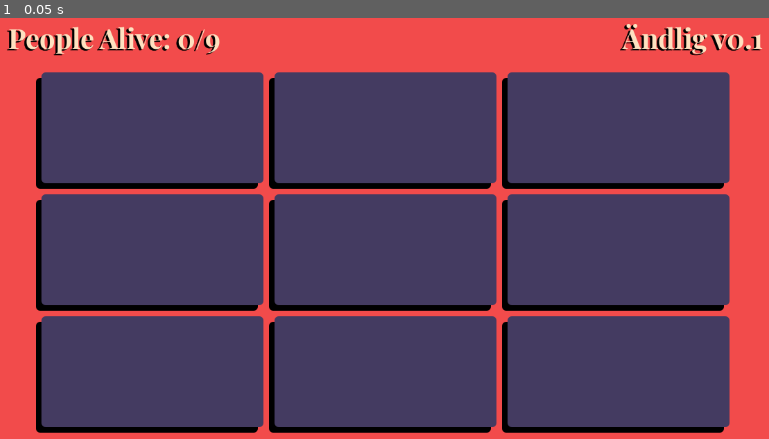
Above: before the commit, frame 1.
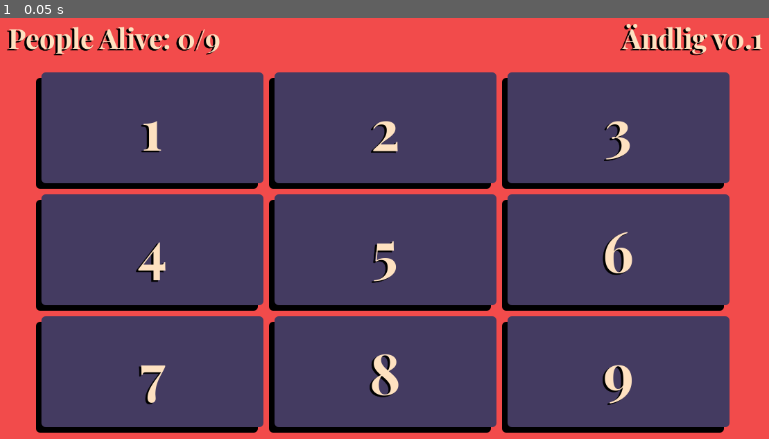
Above: after the commit, the same moment.

Repository: TheTwoBoom/andlig
Game: Godot game, scene res://game.tscn
Same seed, same stepped clock (60 frames per second), same inputs: the game is played once before the commit and once after it.
Inputs:
- Up to frame 1 (0.05 s): no input

The runs differ from the first frame. In frame 1, 1.5% of the frame differs, in the area x 17-83%, y 24-92%.

Commit message:
Update game.tscn

Diff:
--- a/game.tscn
+++ b/game.tscn
@@ -67,46 +67,55 @@
 columns = 3
 
 [node name="ShadowContainer1" type="PanelContainer" parent="MarginContainer/VBoxContainer/CenterContainer/MarginContainer/ShadowGridContainer"]
+unique_name_in_owner = true
 custom_minimum_size = Vector2(320, 160)
 layout_mode = 2
 theme_override_styles/panel = ExtResource("4_fc0e3")
 
 [node name="ShadowContainer2" type="PanelContainer" parent="MarginContainer/VBoxContainer/CenterContainer/MarginContainer/ShadowGridContainer"]
+unique_name_in_owner = true
 custom_minimum_size = Vector2(320, 160)
 layout_mode = 2
 theme_override_styles/panel = ExtResource("4_fc0e3")
 
 [node name="ShadowContainer3" type="PanelContainer" parent="MarginContainer/VBoxContainer/CenterContainer/MarginContainer/ShadowGridContainer"]
+unique_name_in_owner = true
 custom_minimum_size = Vector2(320, 160)
 layout_mode = 2
 theme_override_styles/panel = ExtResource("4_fc0e3")
 
 [node name="ShadowContainer4" type="PanelContainer" parent="MarginContainer/VBoxContainer/CenterContainer/MarginContainer/ShadowGridContainer"]
+unique_name_in_owner = true
 custom_minimum_size = Vector2(320, 160)
 layout_mode = 2
 theme_override_styles/panel = ExtResource("4_fc0e3")
 
 [node name="ShadowContainer5" type="PanelContainer" parent="MarginContainer/VBoxContainer/CenterContainer/MarginContainer/ShadowGridContainer"]
+unique_name_in_owner = true
 custom_minimum_size = Vector2(320, 160)
 layout_mode = 2
 theme_override_styles/panel = ExtResource("4_fc0e3")
 
 [node name="ShadowContainer6" type="PanelContainer" parent="MarginContainer/VBoxContainer/CenterContainer/MarginContainer/ShadowGridContainer"]
+unique_name_in_owner = true
 custom_minimum_size = Vector2(320, 160)
 layout_mode = 2
 theme_override_styles/panel = ExtResource("4_fc0e3")
 
 [node name="ShadowContainer7" type="PanelContainer" parent="MarginContainer/VBoxContainer/CenterContainer/MarginContainer/ShadowGridContainer"]
+unique_name_in_owner = true
 custom_minimum_size = Vector2(320, 160)
 layout_mode = 2
 theme_override_styles/panel = ExtResource("4_fc0e3")
 
 [node name="ShadowContainer8" type="PanelContainer" parent="MarginContainer/VBoxContainer/CenterContainer/MarginContainer/ShadowGridContainer"]
+unique_name_in_owner = true
 custom_minimum_size = Vector2(320, 160)
 layout_mode = 2
 theme_override_styles/panel = ExtResource("4_fc0e3")
 
 [node name="ShadowContainer9" type="PanelContainer" parent="MarginContainer/VBoxContainer/CenterContainer/MarginContainer/ShadowGridContainer"]
+unique_name_in_owner = true
 custom_minimum_size = Vector2(320, 160)
 layout_mode = 2
 theme_override_styles/panel = ExtResource("4_fc0e3")
@@ -119,46 +128,118 @@
 columns = 3
 
 [node name="PanelContainer" type="PanelContainer" parent="MarginContainer/VBoxContainer/CenterContainer/GridContainer"]
-custom_minimum_size = Vector2(320, 160)
-layout_mode = 2
-theme_override_styles/panel = ExtResource("1_feb5d")
+unique_name_in_owner = true
+custom_minimum_size = Vector2(320, 160)
+layout_mode = 2
+theme_override_styles/panel = ExtResource("1_feb5d")
+
+[node name="Label" type="Label" parent="MarginContainer/VBoxContainer/CenterContainer/GridContainer/PanelContainer"]
+layout_mode = 2
+theme = ExtResource("2_fc0e3")
+theme_override_font_sizes/font_size = 80
+text = "1"
+horizontal_alignment = 1
 
 [node name="PanelContainer2" type="PanelContainer" parent="MarginContainer/VBoxContainer/CenterContainer/GridContainer"]
-custom_minimum_size = Vector2(320, 160)
-layout_mode = 2
-theme_override_styles/panel = ExtResource("1_feb5d")
+unique_name_in_owner = true
+custom_minimum_size = Vector2(320, 160)
+layout_mode = 2
+theme_override_styles/panel = ExtResource("1_feb5d")
+
+[node name="Label" type="Label" parent="MarginContainer/VBoxContainer/CenterContainer/GridContainer/PanelContainer2"]
+layout_mode = 2
+theme = ExtResource("2_fc0e3")
+theme_override_font_sizes/font_size = 80
+text = "2"
+horizontal_alignment = 1
 
 [node name="PanelContainer3" type="PanelContainer" parent="MarginContainer/VBoxContainer/CenterContainer/GridContainer"]
-custom_minimum_size = Vector2(320, 160)
-layout_mode = 2
-theme_override_styles/panel = ExtResource("1_feb5d")
+unique_name_in_owner = true
+custom_minimum_size = Vector2(320, 160)
+layout_mode = 2
+theme_override_styles/panel = ExtResource("1_feb5d")
+
+[node name="Label" type="Label" parent="MarginContainer/VBoxContainer/CenterContainer/GridContainer/PanelContainer3"]
+layout_mode = 2
+theme = ExtResource("2_fc0e3")
+theme_override_font_sizes/font_size = 80
+text = "3"
+horizontal_alignment = 1
 
 [node name="PanelContainer4" type="PanelContainer" parent="MarginContainer/VBoxContainer/CenterContainer/GridContainer"]
-custom_minimum_size = Vector2(320, 160)
-layout_mode = 2
-theme_override_styles/panel = ExtResource("1_feb5d")
+unique_name_in_owner = true
+custom_minimum_size = Vector2(320, 160)
+layout_mode = 2
+theme_override_styles/panel = ExtResource("1_feb5d")
+
+[node name="Label" type="Label" parent="MarginContainer/VBoxContainer/CenterContainer/GridContainer/PanelContainer4"]
+layout_mode = 2
+theme = ExtResource("2_fc0e3")
+theme_override_font_sizes/font_size = 80
+text = "4"
+horizontal_alignment = 1
 
 [node name="PanelContainer5" type="PanelContainer" parent="MarginContainer/VBoxContainer/CenterContainer/GridContainer"]
-custom_minimum_size = Vector2(320, 160)
-layout_mode = 2
-theme_override_styles/panel = ExtResource("1_feb5d")
+unique_name_in_owner = true
+custom_minimum_size = Vector2(320, 160)
+layout_mode = 2
+theme_override_styles/panel = ExtResource("1_feb5d")
+
+[node name="Label" type="Label" parent="MarginContainer/VBoxContainer/CenterContainer/GridContainer/PanelContainer5"]
+layout_mode = 2
+theme = ExtResource("2_fc0e3")
+theme_override_font_sizes/font_size = 80
+text = "5"
+horizontal_alignment = 1
 
 [node name="PanelContainer6" type="PanelContainer" parent="MarginContainer/VBoxContainer/CenterContainer/GridContainer"]
-custom_minimum_size = Vector2(320, 160)
-layout_mode = 2
-theme_override_styles/panel = ExtResource("1_feb5d")
+unique_name_in_owner = true
+custom_minimum_size = Vector2(320, 160)
+layout_mode = 2
+theme_override_styles/panel = ExtResource("1_feb5d")
+
+[node name="Label" type="Label" parent="MarginContainer/VBoxContainer/CenterContainer/GridContainer/PanelContainer6"]
+layout_mode = 2
+theme = ExtResource("2_fc0e3")
+theme_override_font_sizes/font_size = 80
+text = "6"
+horizontal_alignment = 1
 
 [node name="PanelContainer7" type="PanelContainer" parent="MarginContainer/VBoxContainer/CenterContainer/GridContainer"]
-custom_minimum_size = Vector2(320, 160)
-layout_mode = 2
-theme_override_styles/panel = ExtResource("1_feb5d")
+unique_name_in_owner = true
+custom_minimum_size = Vector2(320, 160)
+layout_mode = 2
+theme_override_styles/panel = ExtResource("1_feb5d")
+
+[node name="Label" type="Label" parent="MarginContainer/VBoxContainer/CenterContainer/GridContainer/PanelContainer7"]
+layout_mode = 2
+theme = ExtResource("2_fc0e3")
+theme_override_font_sizes/font_size = 80
+text = "7"
+horizontal_alignment = 1
 
 [node name="PanelContainer8" type="PanelContainer" parent="MarginContainer/VBoxContainer/CenterContainer/GridContainer"]
-custom_minimum_size = Vector2(320, 160)
-layout_mode = 2
-theme_override_styles/panel = ExtResource("1_feb5d")
+unique_name_in_owner = true
+custom_minimum_size = Vector2(320, 160)
+layout_mode = 2
+theme_override_styles/panel = ExtResource("1_feb5d")
+
+[node name="Label" type="Label" parent="MarginContainer/VBoxContainer/CenterContainer/GridContainer/PanelContainer8"]
+layout_mode = 2
+theme = ExtResource("2_fc0e3")
+theme_override_font_sizes/font_size = 80
+text = "8"
+horizontal_alignment = 1
 
 [node name="PanelContainer9" type="PanelContainer" parent="MarginContainer/VBoxContainer/CenterContainer/GridContainer"]
-custom_minimum_size = Vector2(320, 160)
-layout_mode = 2
-theme_override_styles/panel = ExtResource("1_feb5d")
+unique_name_in_owner = true
+custom_minimum_size = Vector2(320, 160)
+layout_mode = 2
+theme_override_styles/panel = ExtResource("1_feb5d")
+
+[node name="Label" type="Label" parent="MarginContainer/VBoxContainer/CenterContainer/GridContainer/PanelContainer9"]
+layout_mode = 2
+theme = ExtResource("2_fc0e3")
+theme_override_font_sizes/font_size = 80
+text = "9"
+horizontal_alignment = 1
Not shown: 1 places in game.tscn that only renumber resources
